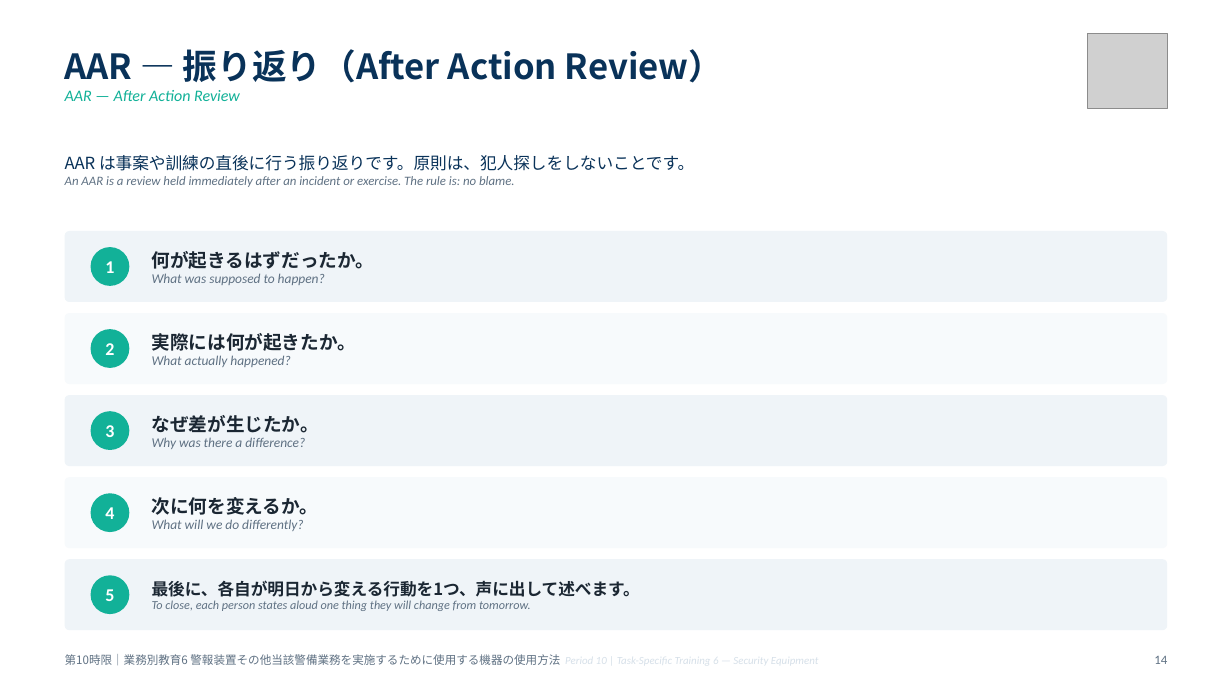
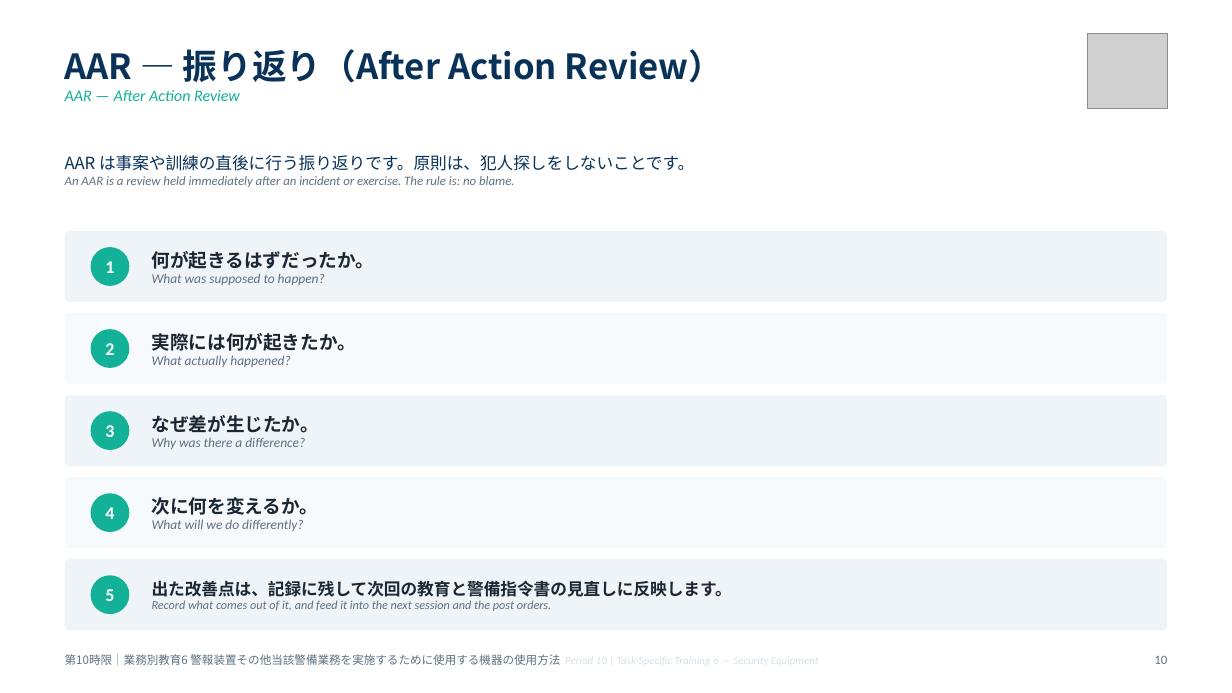
Before and after one commit to hrsmhiroshi-cpu/Training-, a slide deck: slide 10 of decks/06_10限_機器と総括.pptx (slide 14 before the commit). Drawn at 1232x693 pixels with LibreOffice and Linux fonts; fonts in the diff are those of the drawing; grey boxes stand for pictures. Boxes give left, top, right and bottom in pixels: in the first picture for what was removed or moved away, otherwise in the second. Text is boxed around its words. In the diff, an @@ line names an element or a change of style, - is before the commit and + after.

```diff
--- a/decks/06_10限_機器と総括.pptx
+++ b/decks/06_10限_機器と総括.pptx
@@ text at (152, 580, 732, 611): text changed @@
-最後に、各自が明日から変える行動を1つ、声に出して述べます。
-To close, each person states aloud one thing they will change from tomorrow.
+出た改善点は、記録に残して次回の教育と警備指令書の見直しに反映します。
+Record what comes out of it, and feed it into the next session and the post orders.
@@ text at (1154, 656, 1167, 664): text changed @@
-14
+10
```
Also in this commit, not shown: 5 other slides changed, 9 other files.
